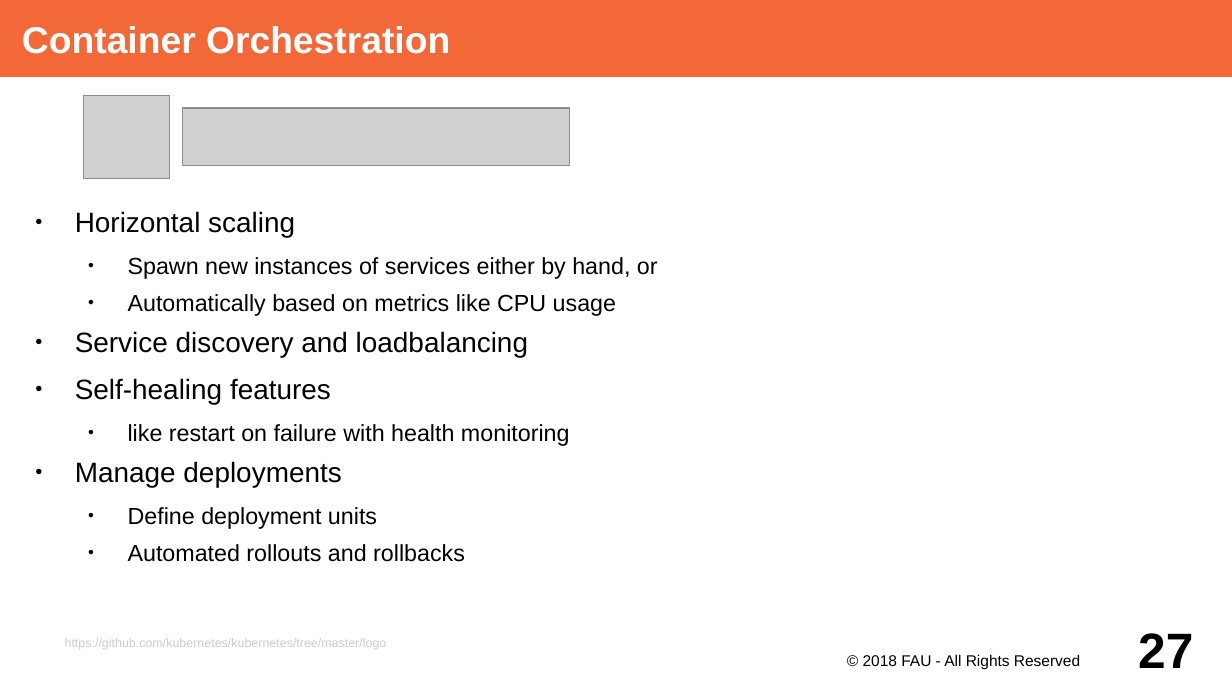
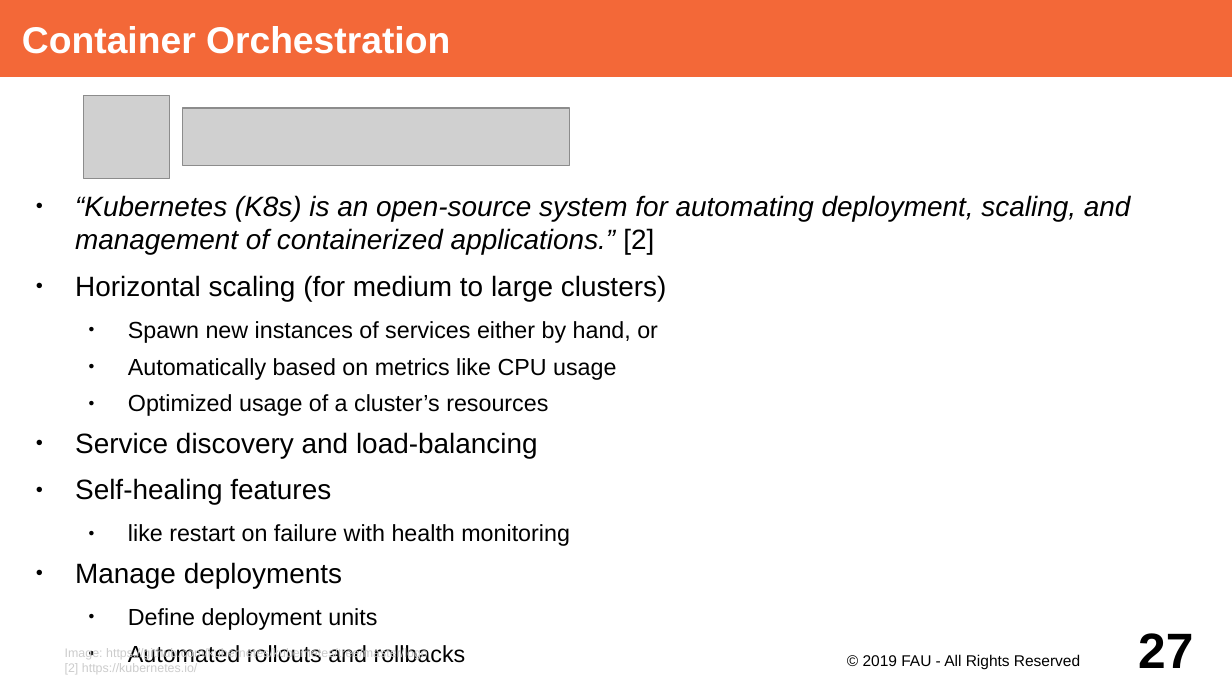
Before and after one commit to dirkriehle/adap-course, a slide deck: slide 27 of Lecture Slides/ADAP Z01 - Containerization.odp. Drawn at 1232x693 pixels with LibreOffice and Linux fonts; fonts in the diff are those of the drawing; grey boxes stand for pictures. Boxes give left, top, right and bottom in pixels: in the first picture for what was removed or moved away, otherwise in the second. Text is boxed around its words. In the diff, an @@ line names an element or a change of style, - is before the commit and + after.

Commit message:
Extend containerization slides with container orchestration content

```diff
--- a/Lecture Slides/ADAP Z01 - Containerization.odp
+++ b/Lecture Slides/ADAP Z01 - Containerization.odp
@@ text "“Kubernetes (K8s) is an open-source ...": place and size @@
-text "“Kubernetes (K8s) is an open-source ..." at [75,211,658,562]
+text "“Kubernetes (K8s) is an open-source ..." at [75,195,1131,667]
@@ text at [75,195,1131,301]: text changed; italic on @@
-● Horizontal scaling
+● “Kubernetes (K8s) is an open-source system for automating deployment, scaling, and management of containerized applications.” [2]
+● Horizontal scaling (for medium to large clusters)
@@ text at [75,394,548,458]: text changed; size 18 to 15 pt @@
-● Service discovery and loadbalancing
+  ● Optimized usage of a cluster’s resources
+● Service discovery and load-balancing
@@ text at [65,647,428,672]: text changed @@
-https://github.com/kubernetes/kubernetes/tree/master/logo
+Image: https://github.com/kubernetes/kubernetes/tree/master/logo
+[2] https://kubernetes.io/
@@ text at [863,654,1080,670]: text changed @@
-© 2018 FAU - All Rights Reserved
+© 2019 FAU - All Rights Reserved
```
Also in this commit, not shown: 26 other slides changed.
